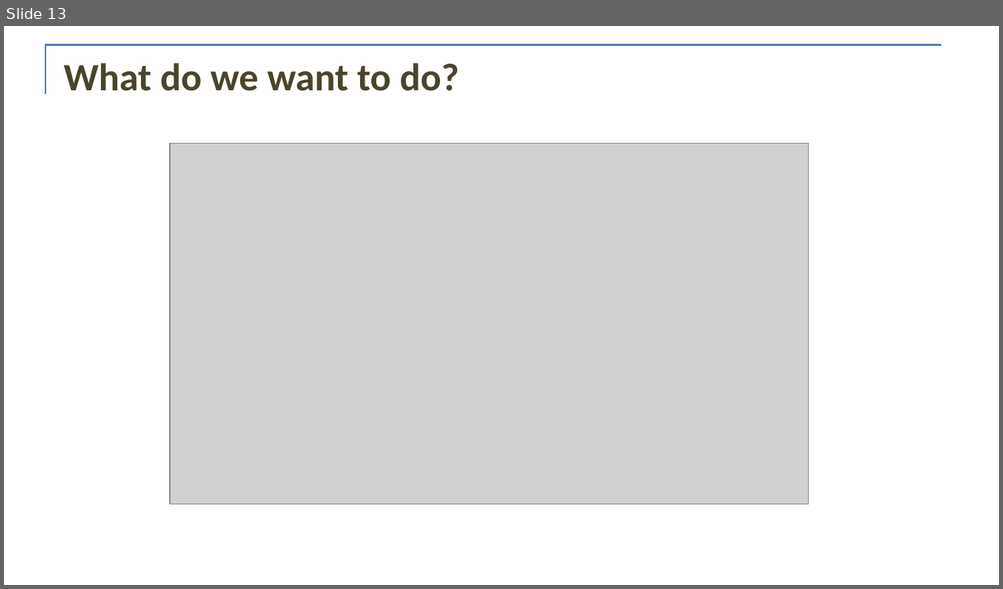
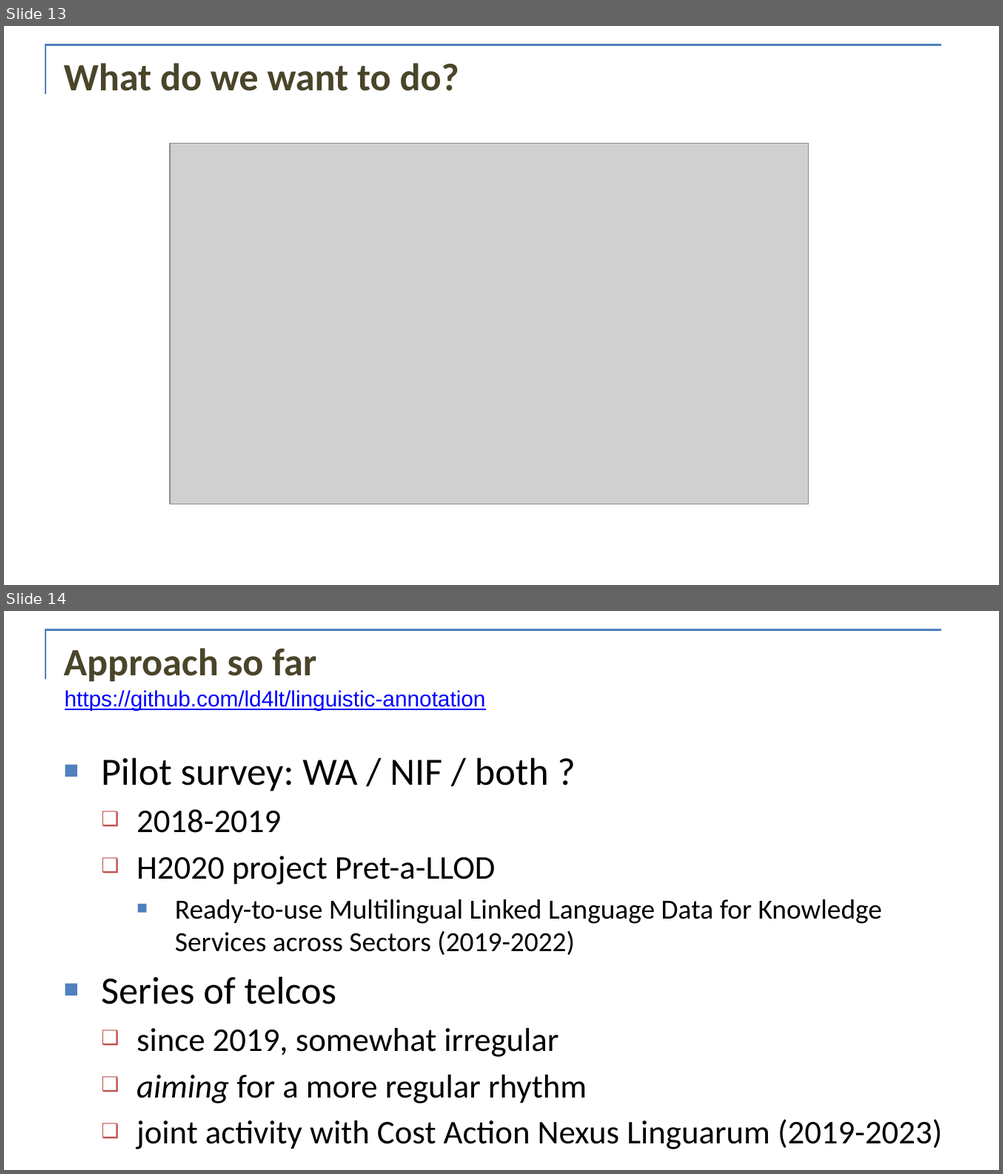
Before and after one commit to ld4lt/linguistic-annotation, a slide deck: doc/meetings/ldk-2021/2.b-ld4lt-summary.pptx. Shown one above the other, each under a label of ours: slide 13 before the commit, slides 13 and 14 after it. The pictures are 1003x589 and 1003x1174 pixels, drawn with LibreOffice and Linux fonts; fonts in the diff are those of the drawing; grey boxes stand for pictures; background and template pictures are left out. Boxes give left, top, right and bottom in pixels: in the first picture for what was removed or moved away, otherwise in the second. Text is boxed around its words. In the diff, an @@ line names an element or a change of style, - is before the commit and + after.

```diff
--- a/doc/meetings/ldk-2021/2.b-ld4lt-summary.pptx
+++ b/doc/meetings/ldk-2021/2.b-ld4lt-summary.pptx
@@ slide 14 added at bbox=[4, 611, 999, 1170], background #FFFFFF; not listed: 2 template elements that a slide beside it also shows @@
@@ title added at bbox=[64, 648, 316, 682], 28 pt, text #4A452A, bold @@
+Approach so far
@@ text added at bbox=[65, 690, 486, 710], 16 pt, text #0000FF, underline @@
+https://github.com/ld4lt/linguistic-annotation
@@ text added at bbox=[101, 758, 942, 1150], 24 pt, text #000000 @@
+■ Pilot survey: WA / NIF / both ?
+  ❑ 2018-2019
+  ❑ H2020 project Pret-a-LLOD
+    ■ Ready-to-use Multilingual Linked Language Data for Knowledge Services across Sectors (2019-2022)
+■ Series of telcos
+  ❑ since 2019, somewhat irregular
+  ❑ aiming for a more regular rhythm
+  ❑ joint activity with Cost Action Nexus Linguarum (2019-2023)
```
Also in this commit, not shown: 4 slides changed, 2 other slides added, 1 other file.
